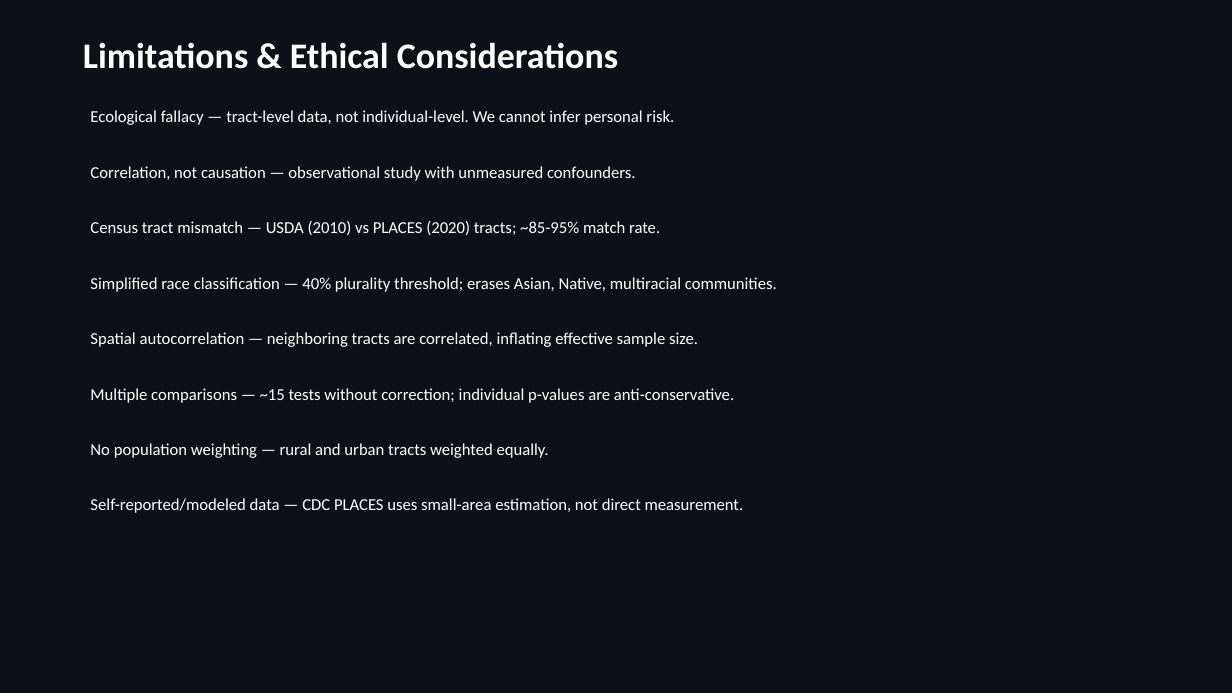
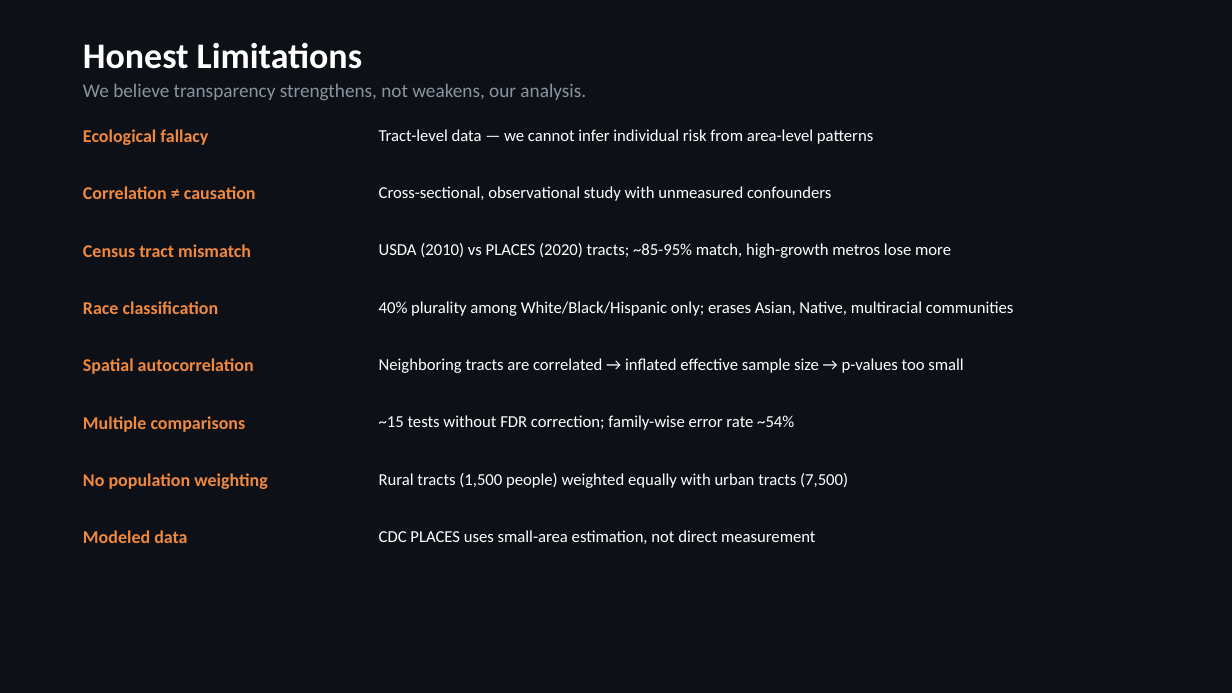
Before and after one commit to jimbo111/datathon-kims, a slide deck: slide 11 of submissions/2kim_health_slides.pptx (slide 12 before the commit). Drawn at 1232x693 pixels with LibreOffice and Linux fonts; fonts in the diff are those of the drawing. Boxes give left, top, right and bottom in pixels: in the first picture for what was removed or moved away, otherwise in the second. Text is boxed around its words. In the diff, an @@ line names an element or a change of style, - is before the commit and + after.

```diff
--- a/submissions/2kim_health_slides.pptx
+++ b/submissions/2kim_health_slides.pptx
@@ text at box(83, 42, 362, 69): text changed @@
-Limitations & Ethical Considerations
+Honest Limitations
@@ text added at box(83, 83, 586, 100), 15 pt, text #8B949E @@
+We believe transparency strengthens, not weakens, our analysis.
@@ text added at box(83, 129, 208, 145), 14 pt, text #F0883E, bold @@
+Ecological fallacy
@@ text at box(379, 129, 873, 144): text changed @@
-Ecological fallacy — tract-level data, not individual-level. We cannot infer personal risk.
+Tract-level data — we cannot infer individual risk from area-level patterns
@@ text added at box(83, 186, 256, 199), 14 pt, text #F0883E, bold @@
+Correlation ≠ causation
@@ text at box(379, 186, 831, 201): text changed @@
-Correlation, not causation — observational study with unmeasured confounders.
+Cross-sectional, observational study with unmeasured confounders
@@ text added at box(83, 244, 251, 257), 14 pt, text #F0883E, bold @@
+Census tract mismatch
@@ text at box(379, 243, 951, 258): text changed @@
-Census tract mismatch — USDA (2010) vs PLACES (2020) tracts; ~85-95% match rate.
+USDA (2010) vs PLACES (2020) tracts; ~85-95% match, high-growth metros lose more
@@ text added at box(83, 301, 219, 314), 14 pt, text #F0883E, bold @@
+Race classification
@@ text at box(379, 301, 1014, 316): text changed @@
-Simplified race classification — 40% plurality threshold; erases Asian, Native, multiracial communities.
+40% plurality among White/Black/Hispanic only; erases Asian, Native, multiracial communities
@@ text added at box(83, 358, 254, 374), 14 pt, text #F0883E, bold @@
+Spatial autocorrelation
@@ text at box(379, 358, 963, 373): text changed @@
-Spatial autocorrelation — neighboring tracts are correlated, inflating effective sample size.
+Neighboring tracts are correlated → inflated effective sample size → p-values too small
@@ text removed at box(90, 388, 734, 403) @@
-Multiple comparisons — ~15 tests without correction; individual p-values are anti-conservative.
@@ text added at box(83, 416, 246, 432), 14 pt, text #F0883E, bold @@
+Multiple comparisons
@@ text added at box(379, 415, 794, 430), 13 pt, text #FFFFFF @@
+~15 tests without FDR correction; family-wise error rate ~54%
@@ text removed at box(90, 443, 549, 458) @@
-No population weighting — rural and urban tracts weighted equally.
@@ text added at box(83, 473, 268, 489), 14 pt, text #F0883E, bold @@
+No population weighting
@@ text added at box(379, 473, 848, 488), 13 pt, text #FFFFFF @@
+Rural tracts (1,500 people) weighted equally with urban tracts (7,500)
@@ text added at box(83, 530, 187, 543), 14 pt, text #F0883E, bold @@
+Modeled data
@@ text at box(379, 530, 815, 544): text changed @@
-Self-reported/modeled data — CDC PLACES uses small-area estimation, not direct measurement.
+CDC PLACES uses small-area estimation, not direct measurement
```
Also in this commit, not shown: 10 other slides changed, 2 slides added, 3 slides removed, 1 other file.
